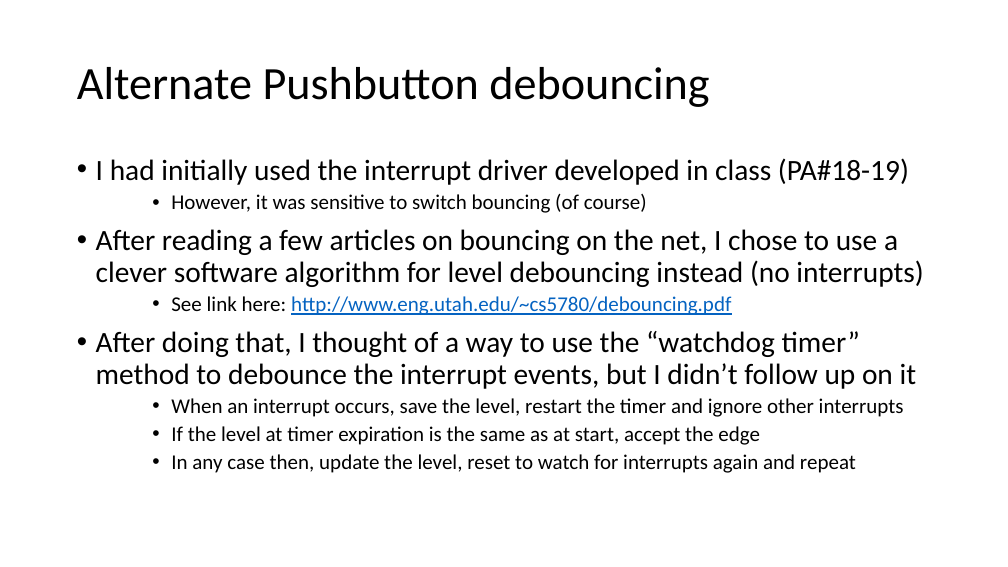
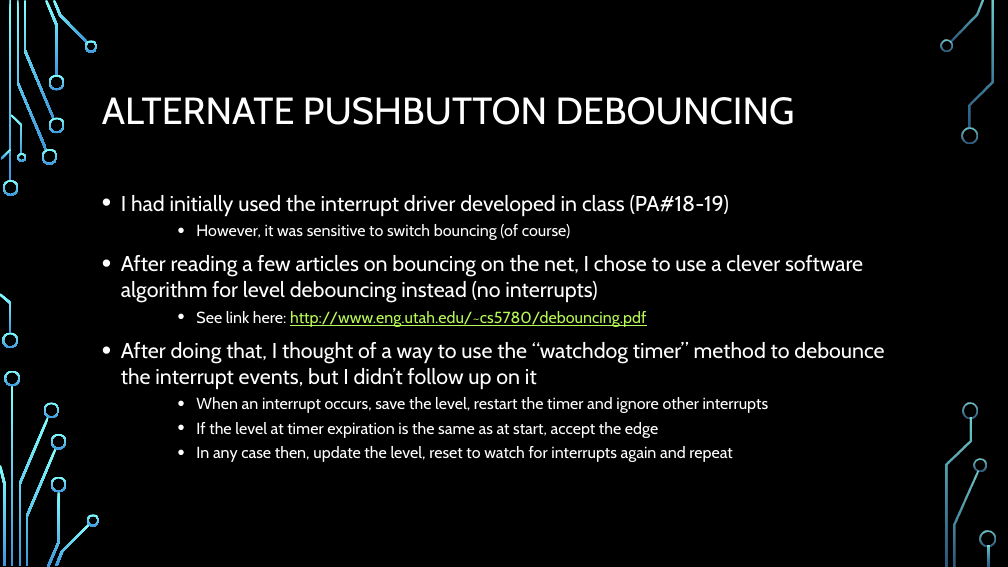
Before and after one commit to EmbeddedSystemClass/FinalProject5381, a slide deck: slide 17 of Final Project 5381.pptx. Drawn at 1008x567 pixels with LibreOffice and Linux fonts; fonts in the diff are those of the drawing; background and template pictures are left out. Boxes give left, top, right and bottom in pixels: in the first picture for what was removed or moved away, otherwise in the second. Text is boxed around its words. In the diff, an @@ line names an element or a change of style, - is before the commit and + after.

```diff
--- a/Final Project 5381.pptx
+++ b/Final Project 5381.pptx
@@ background #FFFFFF to picture (left out) @@
@@ title at <box>102,97,795,125</box>: text changed; size 44 to 36 pt; font Calibri to Cabin; text colour #000000 to #FFFFFF @@
-Alternate Pushbutton debouncing
+ALTERNATE PUSHBUTTON DEBOUNCING
@@ text "I had initially used the ...": place and size @@
-text "I had initially used the ..." at <box>96,158,923,473</box>
+text "I had initially used the ..." at <box>121,195,884,462</box>
@@ text "I had initially used the ..." at <box>121,195,884,462</box>: size 28 to 20.4 pt in "I had initially used the interrupt driver ...", "After reading a few articles on bouncing ...", "After doing that, I thought of a ..."; font Calibri to Cabin, text colour #000000 to #FFFFFF; size 20 to 15.3 pt in "However, it was sensitive to switch bouncing ...", "See link here: http://www.eng.utah.edu/~cs5780/debouncing.pd ...", "When an interrupt occurs, save the level, ...", "If the level at timer expiration is ..." and 1 more places; text colour #0563C1 to #B8FA56 in "http://www.eng.utah.edu/~cs5780/debouncing.pdf"; line spacing 0.9 to 1 @@
@@ group added at <box>0,0,996,567</box>: 33 freeform shapes, 3 rectangles @@
```
Also in this commit, not shown: 42 other slides changed.
